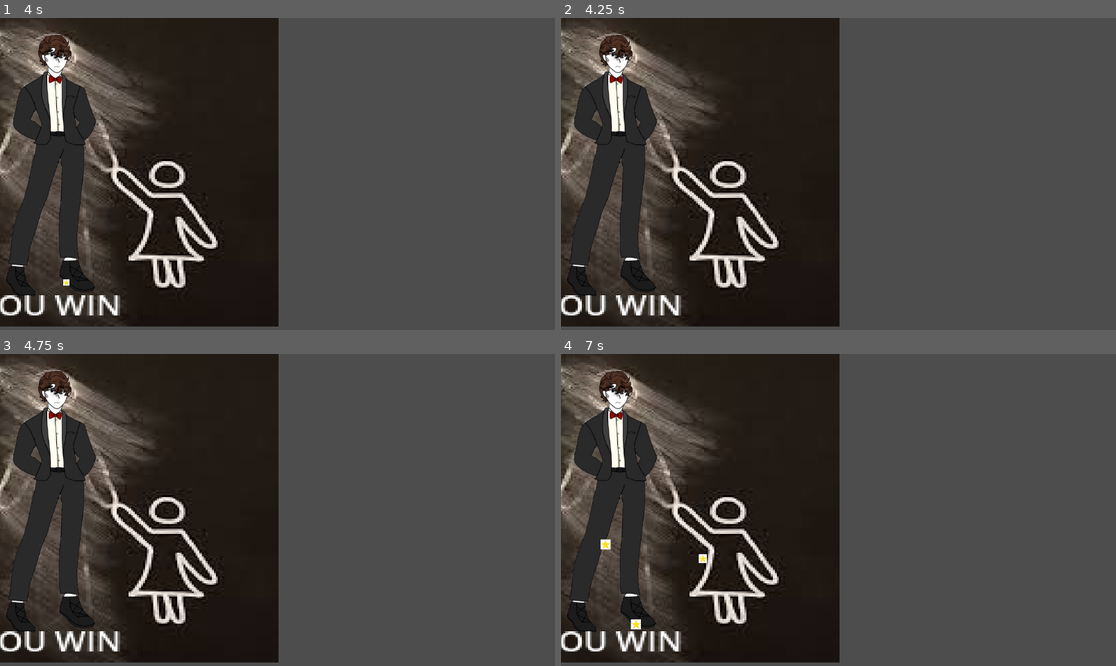
Above: before the commit, frames 1-4 (two rows, left to right).
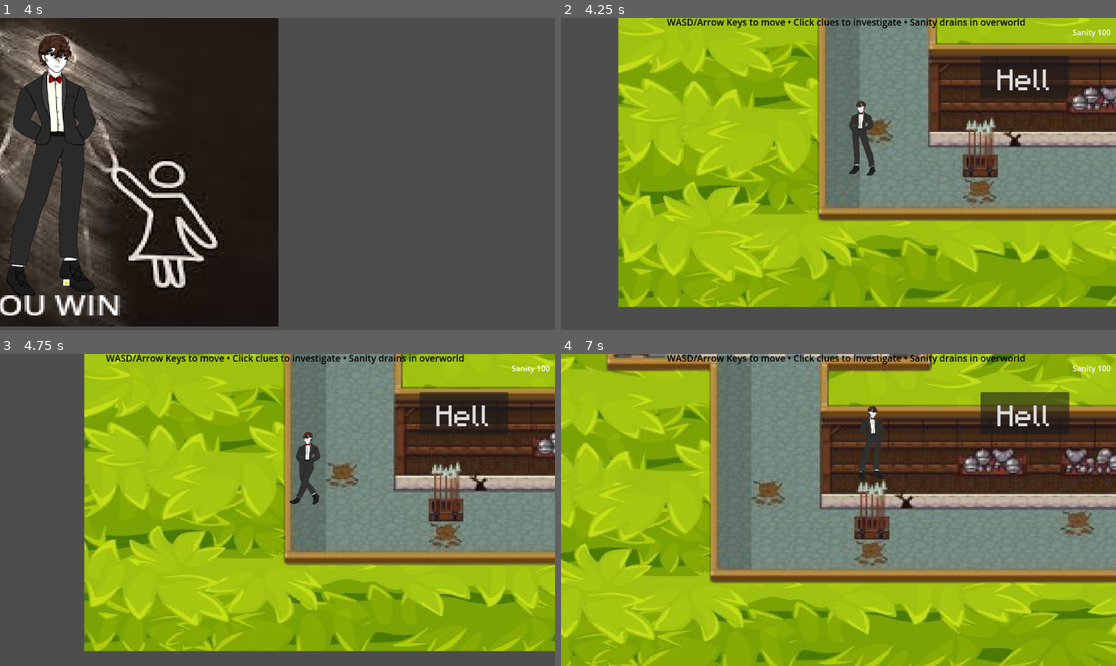
Above: after the commit, the same moments.

Repository: ShauryaVatsal/DaydreamGamejam
Game: Godot game, scene res://scenes/winner.tscn
Two runs of this game, one before a commit and one after it. Both use one fixed random seed, a clock stepped at 60 frames per second and the inputs below. This scene is started directly instead of the project's main scene.
Inputs:
- Up to frame 1 (4 s): tap Enter at 0.5 s; hold Right (Right) 0.53-1.28 s; tap Up (Jump) at 0.77, 1.52, 3.02, 3.77 s; hold Down (Down) 1.28-2.03 s; hold Right (Right) 2.03-2.78 s; hold W 2.78-3.53 s; hold Left (Left) from 3.53 s (still down)
- Up to frame 2 (4.25 s): keep holding Left (Left); tap Escape at 4.15 s
- Up to frame 3 (4.75 s): keep holding Left (Left); tap Up (Jump) at 4.52 s
- Up to frame 4 (7 s): release Left (Left) at 5.03 s; hold Down (Down) 5.03-5.78 s; hold Right (Right) 5.78-6.53 s; tap Up (Jump) at 6.02, 6.77 s; hold W from 6.53 s (still down)

Frame 1 is identical in both runs. In frame 2, 93% of the frame differs, in the area x 0-100%, y 0-99%; in frame 3, 94%; in frame 4, 99%, in the area x 0-100%, y 0-100%.

Commit message:
dshfiushdfdh

Diff:
--- a/scenes/Basement.tscn
+++ b/scenes/Basement.tscn
@@ -8,6 +8,7 @@
 [ext_resource type="Script" uid="uid://re7ujg40e1xd" path="res://scripts/letter4.gd" id="6_3wm7j"]
 [ext_resource type="FontFile" uid="uid://bj50db75v5c4b" path="res://assets/pixelfont.ttf" id="7_rkwqm"]
 [ext_resource type="Texture2D" uid="uid://7yt26l7hgs6u" path="res://assets/cancel.png" id="8_plnnc"]
+[ext_resource type="Texture2D" uid="uid://c7xyygvtywfl4" path="res://assets/360_F_614611127_ir33UnJra2ZDA5jAbqpANxy3xPzjrPEE-Photoroom.png" id="9_jef7w"]
 [ext_resource type="Script" uid="uid://cqlbqrdlgl1qe" path="res://scripts/sanity_ui.gd" id="9_pbts2"]
 [ext_resource type="Texture2D" uid="uid://ktmor7ygmvx" path="res://assets/wooden-arrow-sign-cartoon-style-isolated-white-background-game-element-vector-cartoon-illustration_273525-1896-Photoroom.png" id="10_3fd3q"]
 [ext_resource type="Texture2D" uid="uid://dc4qsf6gimkuj" path="res://assets/withboarder.png.png" id="11_jef7w"]
@@ -89,6 +90,11 @@
 stretch_mode = 0
 metadata/_edit_use_anchors_ = true
 
+[node name="360F614611127Ir33UnJra2zda5jAbqpANxy3xPzjrPeePhotoroom" type="Sprite2D" parent="Interactables/Letter"]
+position = Vector2(-7.999939, -310.00003)
+scale = Vector2(0.33888888, 0.33888888)
+texture = ExtResource("9_jef7w")
+
 [node name="CanvasModulate" type="CanvasModulate" parent="."]
 script = ExtResource("9_pbts2")
 
--- /dev/null
+++ b/scenes/sprite_2d.gd
@@ -0,0 +1,6 @@
+extends Sprite2D
+
+func _input(event):
+	if event is InputEventKey and event.pressed and not event.echo:
+		if event.keycode == KEY_ESCAPE:
+			get_tree().change_scene_to_file("res://scenes/MainGame.tscn")
--- a/scenes/winner.tscn
+++ b/scenes/winner.tscn
@@ -1,6 +1,7 @@
-[gd_scene load_steps=4 format=3 uid="uid://b1urc1e5sbsrg"]
+[gd_scene load_steps=5 format=3 uid="uid://b6fnck55inqmd"]
 
 [ext_resource type="Texture2D" uid="uid://gapcd4d5rpr8" path="res://assets/family.jpeg" id="1_6vg2h"]
+[ext_resource type="Script" uid="uid://4tyvlyj4piee" path="res://scenes/sprite_2d.gd" id="2_74nyh"]
 [ext_resource type="Texture2D" uid="uid://bomhsbkik2yjj" path="res://assets/neutral-removebg-preview.png" id="2_osg38"]
 [ext_resource type="Texture2D" uid="uid://slklj2ekrnmi" path="res://assets/star.jpeg" id="3_74nyh"]
 
@@ -10,6 +11,7 @@
 position = Vector2(1, 319.5)
 scale = Vector2(4.196364, 3.5136614)
 texture = ExtResource("1_6vg2h")
+script = ExtResource("2_74nyh")
 
 [node name="Sprite2D" type="Sprite2D" parent="Sprite2D"]
 position = Vector2(28.596184, -4.1267457)
Not shown: 1 places in scenes/Basement.tscn that only renumber resources
Not shown, added: scenes/sprite_2d.gd.uid
